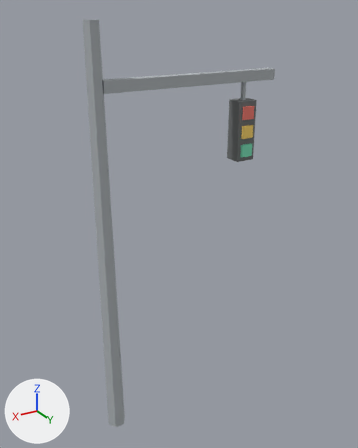
A saved change to the glTF model web/public/models/signal-1-far.glb.
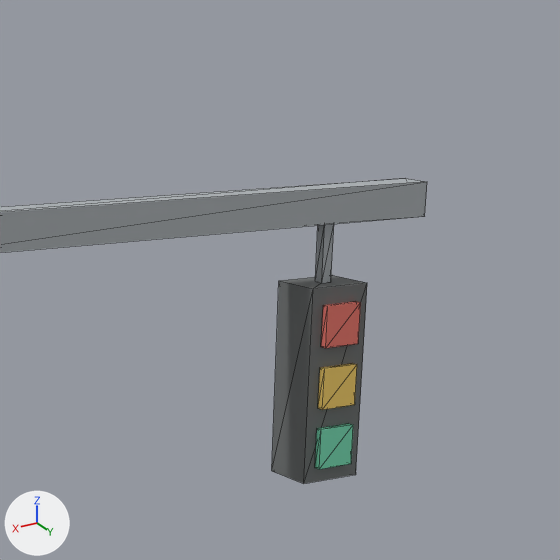
Old and new are each drawn whole from a 50 mm lens placed at (0.383, 0.964, 1.016), pointed at (-0.206, -0.017, 0.525) and again close up on the part from 40% to 88% of the width and 3% to 41% of the height. Every picture has the same lights, and +X, +Y and +Z are marked at lower left. The older version's two pictures come first. The close-ups show mesh edges as thin lines. Vertices at exactly the same position are counted once.

Script lines for the objects in view, before the commit:
```python
me_signal_1_far = bpy.data.meshes.new('signal-1-far')
me_signal_1_far.from_pydata(...)  # a 6-sided cut cone along z (radius 0.024 at the low end, 0.017 at the high end) spanning x -0.024..0.024, y -0.02..0.02, z 0.0..1.0, material slot 0; a box spanning x -0.458..-0.014, y -0.013..0.013, z 0.863..0.887, material slot 0; a box spanning x -0.379..-0.371, y -0.004..0.004, z 0.819..0.863, material slot 0; a box spanning x -0.4..-0.35, y -0.021..0.021, z 0.674..0.819, material slot 1; a box spanning x -0.39..-0.36, y 0.021..0.026, z 0.776..0.807, material slot 2; a box spanning x -0.39..-0.36, y 0.021..0.026, z 0.731..0.761, material slot 3; a box spanning x -0.39..-0.36, y 0.021..0.026, z 0.685..0.715, material slot 4
me_signal_1_far.materials.append(mat_metal)  # grey #adb3b6
me_signal_1_far.materials.append(mat_housing)  # grey #6f7373
me_signal_1_far.materials.append(mat_lens_red)  # red #ef7c6f
me_signal_1_far.materials.append(mat_lens_amber)  # yellow #f9d46c
me_signal_1_far.materials.append(mat_lens_green)  # green #7ce1b8
ob_signal_1_far = bpy.data.objects.new('signal-1-far', me_signal_1_far)
ob_signal_1_far.location = (0.0, 0.0, 0.0)
```
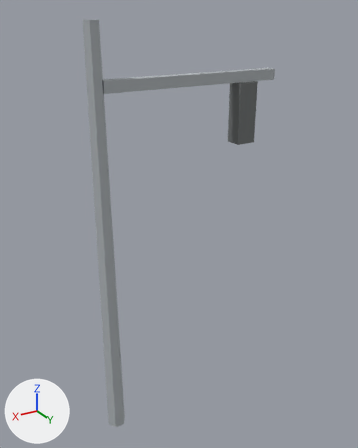
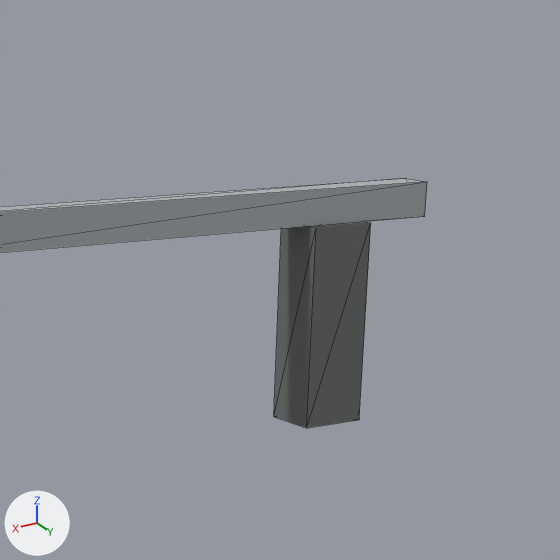
Pixel boxes [x1, y1, x2, y2] of what changed, in the close-ups (560 x 560 px):
'signal-1-far', reshaped
    before: [0, 179, 427, 484]
    after: [0, 179, 427, 428]
part 1 of me_signal_1_far, deleted (red)
    before: [321, 301, 361, 348]
part 2 of me_signal_1_far, deleted (yellow)
    before: [318, 363, 357, 410]
part 3 of me_signal_1_far, deleted (green)
    before: [315, 423, 353, 469]
part 4 of me_signal_1_far, recoloured
    before: [315, 224, 334, 283]
    after: [274, 222, 371, 428]

Patch to the scene script:
```diff
--- a/web/public/models/signal-1-far.glb.py
+++ b/web/public/models/signal-1-far.glb.py
@@ me_signal_1_far @@
 # used by ob_signal_1_far; location = (0.0, 0.0, 0.0)
-me_signal_1_far.from_pydata(...)  # 62 vertices, 96 faces; spans x -0.458..0.024, y -0.021..0.026, z 0.0..1.0
-me_signal_1_far.materials.append(mat_lens_red)  # red #ef7c6f
-me_signal_1_far.materials.append(mat_lens_amber)  # yellow #f9d46c
-me_signal_1_far.materials.append(mat_lens_green)  # green #7ce1b8
+me_signal_1_far.from_pydata(...)  # 30 vertices, 48 faces; spans x -0.458..0.024, y -0.021..0.021, z 0.0..1.0
+# me_signal_1_far part 1: the loose piece of 8 vertices spanning x -0.39..-0.36, y 0.021..0.026, z 0.776..0.807 is deleted
+# me_signal_1_far part 2: the loose piece of 8 vertices spanning x -0.39..-0.36, y 0.021..0.026, z 0.731..0.761 is deleted
+# me_signal_1_far part 3: the loose piece of 8 vertices spanning x -0.39..-0.36, y 0.021..0.026, z 0.685..0.715 is deleted
+# me_signal_1_far part 4: 12 faces spanning x -0.4..-0.35, y -0.021..0.021, z 0.717..0.863 switch from mat_metal (grey #adb3b6) to mat_housing (grey #6f7373)
+# other edits to the shape of me_signal_1_far do not show in these pictures
```
